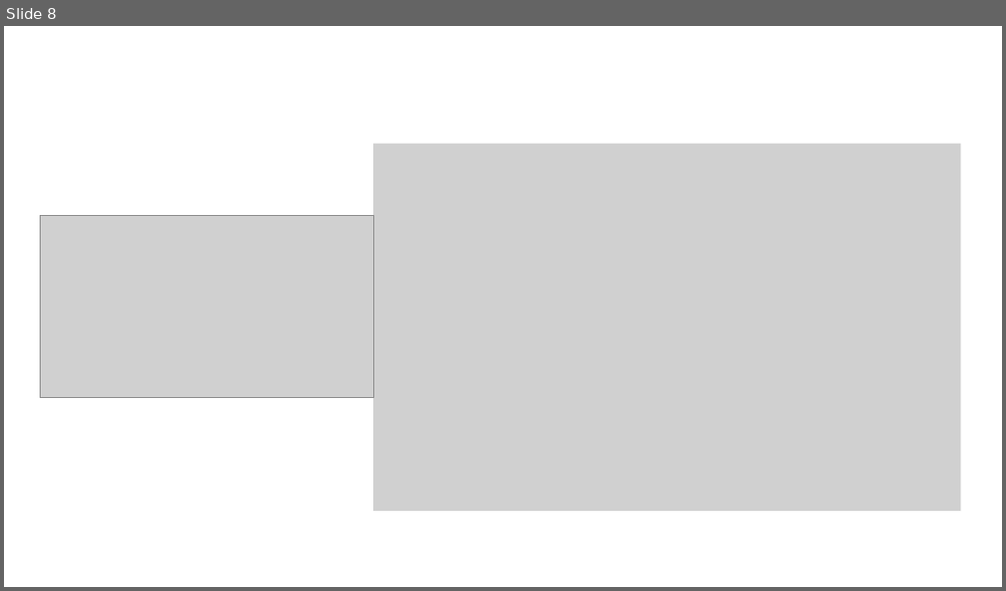
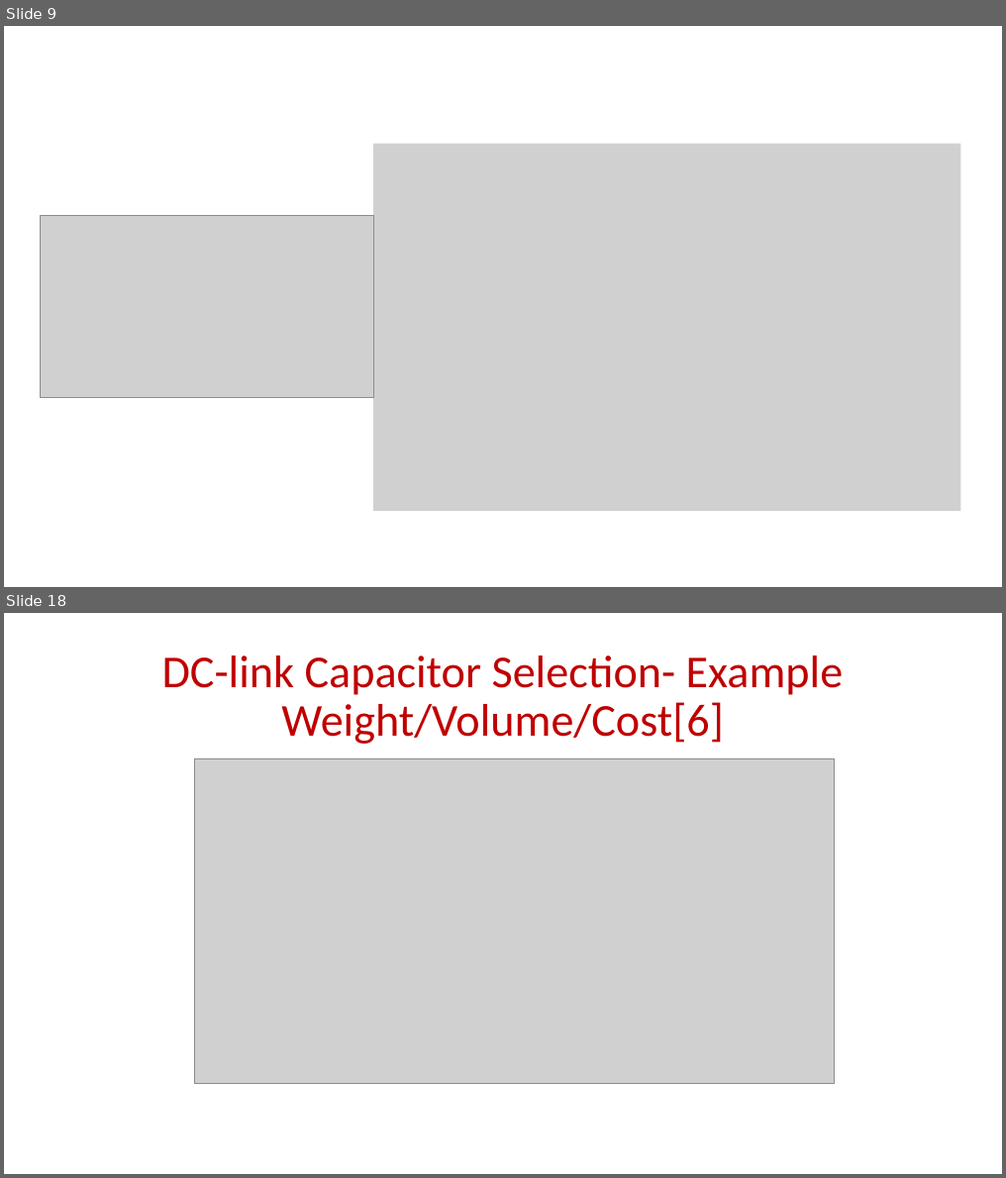
Before and after one commit to EnesAyaz/KTH, a slide deck: Weekly-Reports/InverterDesignConsideration.pptx. Shown one above the other, each under a label of ours: slide 8 before the commit, slides 9 and 18 after it; the slides between them are not shown. The pictures are 1006x591 and 1006x1178 pixels, drawn with LibreOffice and Linux fonts; fonts in the diff are those of the drawing; grey boxes stand for pictures. Boxes give left, top, right and bottom in pixels: in the first picture for what was removed or moved away, otherwise in the second. Text is boxed around its words. In the diff, an @@ line names an element or a change of style, - is before the commit and + after.

```diff
--- a/Weekly-Reports/InverterDesignConsideration.pptx
+++ b/Weekly-Reports/InverterDesignConsideration.pptx
@@ slide 18 added at (x1=4, y1=613, x2=1002, y2=1174), background #FFFFFF @@
@@ title added at (x1=162, y1=656, x2=844, y2=744), 44 pt, text #C00000 @@
+DC-link Capacitor Selection- Example Weight/Volume/Cost[6]
@@ picture added at (x1=194, y1=759, x2=835, y2=1084) @@
@@ what was slide 8 is now slide 9 @@
```
Also in this commit, not shown: 5 slides changed, 12 other slides added, 2 slides removed, 2 other files.
